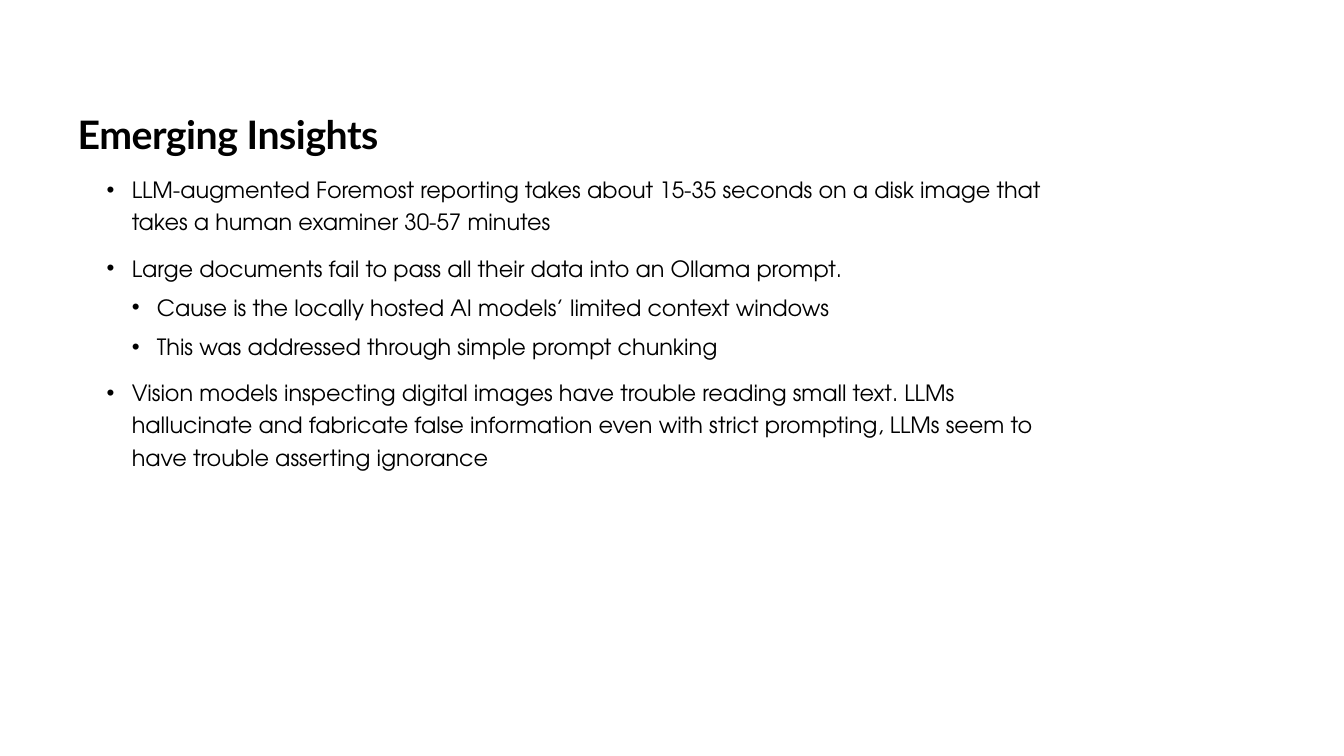
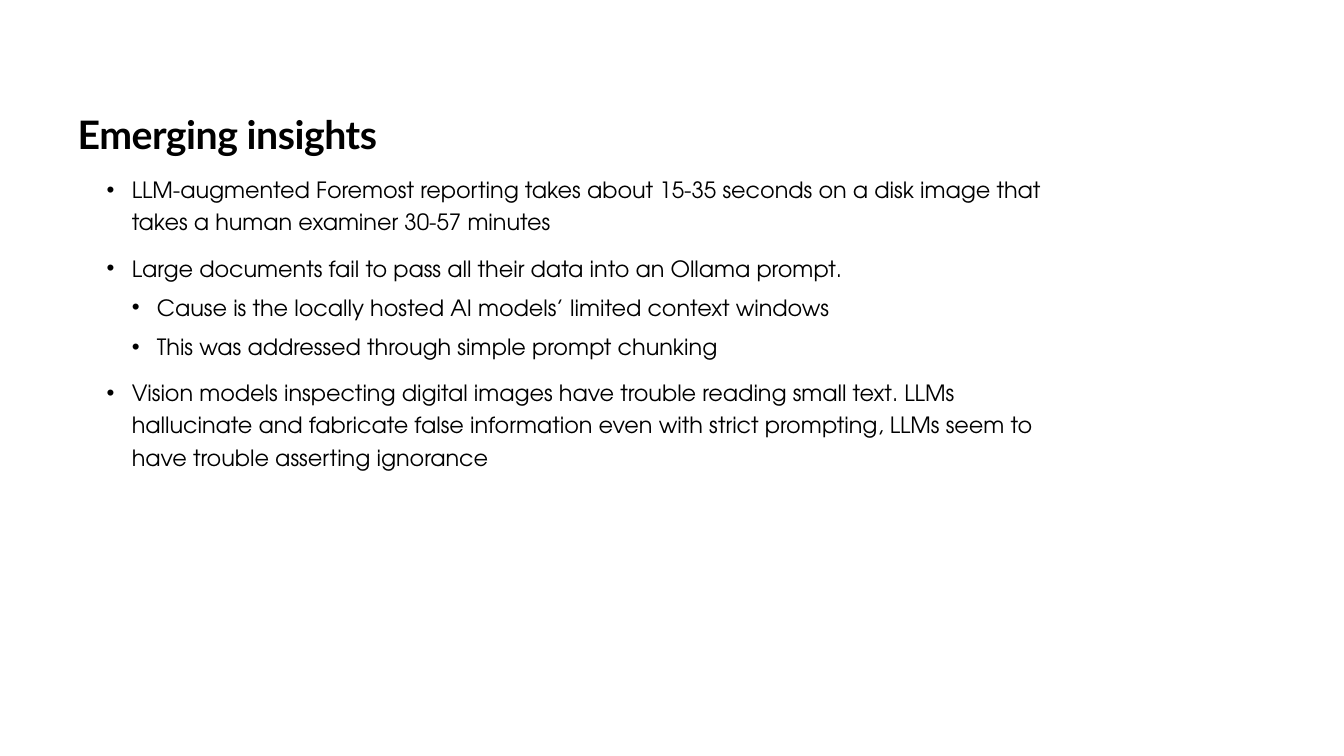
Before and after one commit to DavidSushames/BHB-Capstone, a slide deck: slide 8 of Academic Documents/Powerpoint wkg/Mid project Update - Dave v1.1 14-09.pptx. Drawn at 1344x756 pixels with LibreOffice and Linux fonts; fonts in the diff are those of the drawing. Boxes give left, top, right and bottom in pixels: in the first picture for what was removed or moved away, otherwise in the second. Text is boxed around its words. In the diff, an @@ line names an element or a change of style, - is before the commit and + after.

```diff
--- a/Academic Documents/Powerpoint wkg/Mid project Update - Dave v1.1 14-09.pptx
+++ b/Academic Documents/Powerpoint wkg/Mid project Update - Dave v1.1 14-09.pptx
@@ title at [78,120,377,156]: text changed @@
-Emerging Insights
+Emerging insights
```
Also in this commit, not shown: 3 other slides changed.
